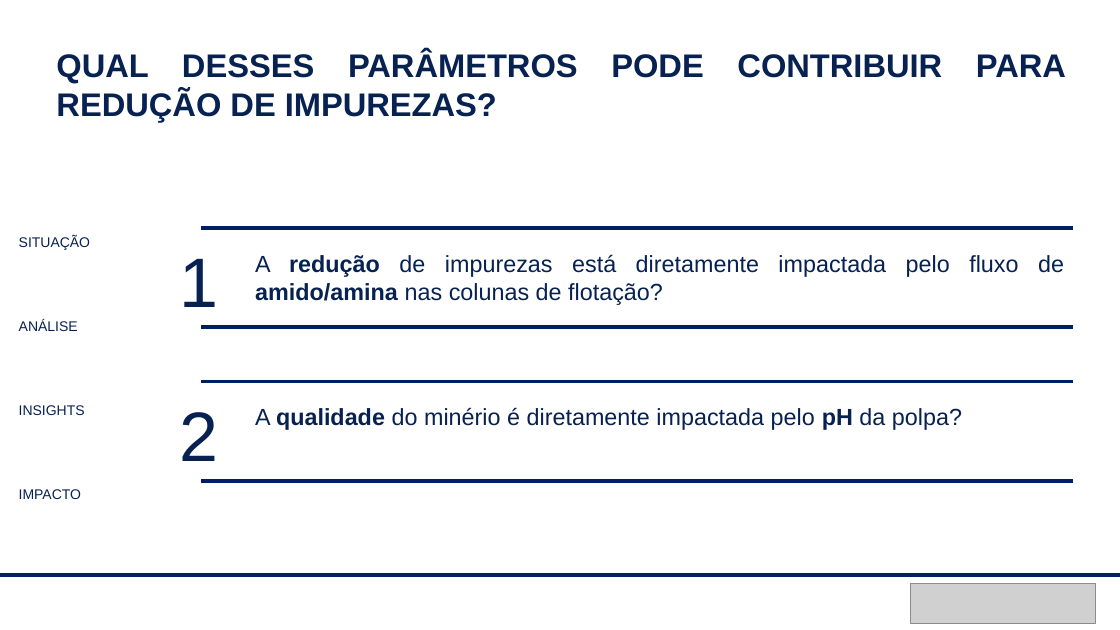
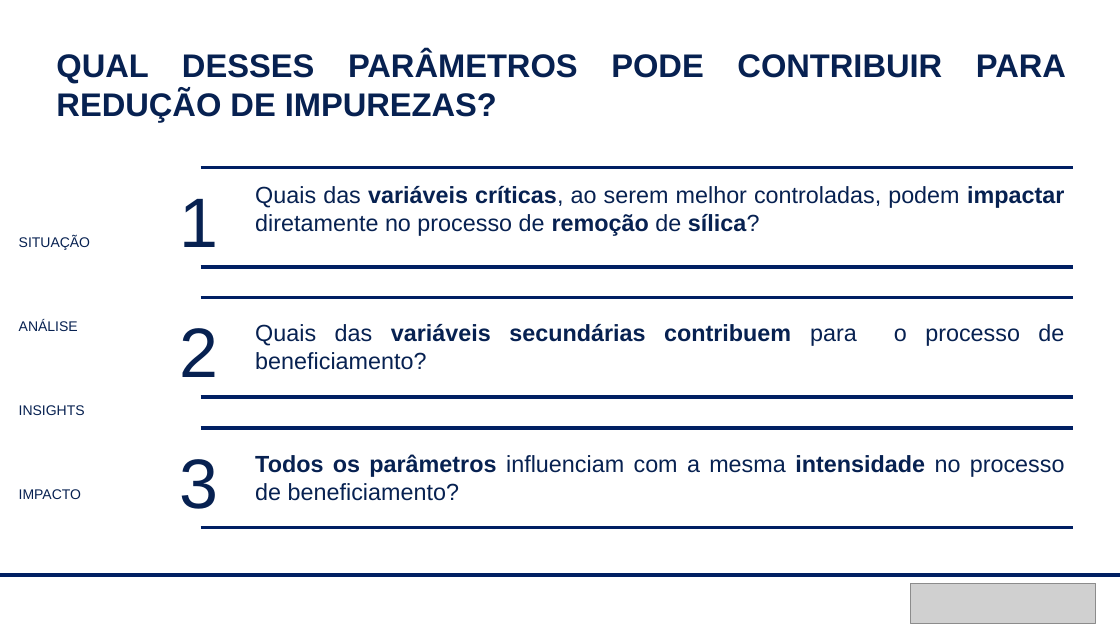
Before and after one commit to peixotoigor/aignosi-internship-datascience-challenge, a slide deck: slide 5 of Apresentacao/EDA_ore_mining.pptx. Drawn at 1120x630 pixels with LibreOffice and Linux fonts; fonts in the diff are those of the drawing; grey boxes stand for pictures. Boxes give left, top, right and bottom in pixels: in the first picture for what was removed or moved away, otherwise in the second. Text is boxed around its words. In the diff, an @@ line names an element or a change of style, - is before the commit and + after.

```diff
--- a/Apresentacao/EDA_ore_mining.pptx
+++ b/Apresentacao/EDA_ore_mining.pptx
@@ text at [255,186,1064,236]: text changed @@
-A redução de impurezas está diretamente impactada pelo fluxo de amido/amina nas colunas de flotação?
+Quais das variáveis críticas, ao serem melhor controladas, podem impactar diretamente no processo de remoção de sílica?
@@ 2 lines, 1 text: place and size @@
-2 lines, 1 text at [179,228,1073,327]
+2 lines, 1 text at [179,168,1073,267]
@@ 2 lines, 1 text: place and size @@
-2 lines, 1 text at [179,381,1073,481]
+2 lines, 1 text at [179,297,1073,397]
@@ text at [255,324,1064,346]: text changed @@
-A qualidade do minério é diretamente impactada pelo pH da polpa?
+Quais das variáveis secundárias contribuem para o processo de beneficiamento?
@@ line added from (201, 429) to (1073, 429), #001F63 3 pt @@
@@ text added at [179,459,218,509], 60 pt, text #072151 @@
+3
@@ text added at [255,454,1065,501], 20 pt, text #072151 @@
+Todos os parâmetros influenciam com a mesma intensidade no processo de beneficiamento?
@@ line added from (201, 528) to (1073, 528), #001F63 3 pt @@
```
Also in this commit, not shown: 3 other slides changed, 7 slides added, 4 slides removed, 1 other file.
